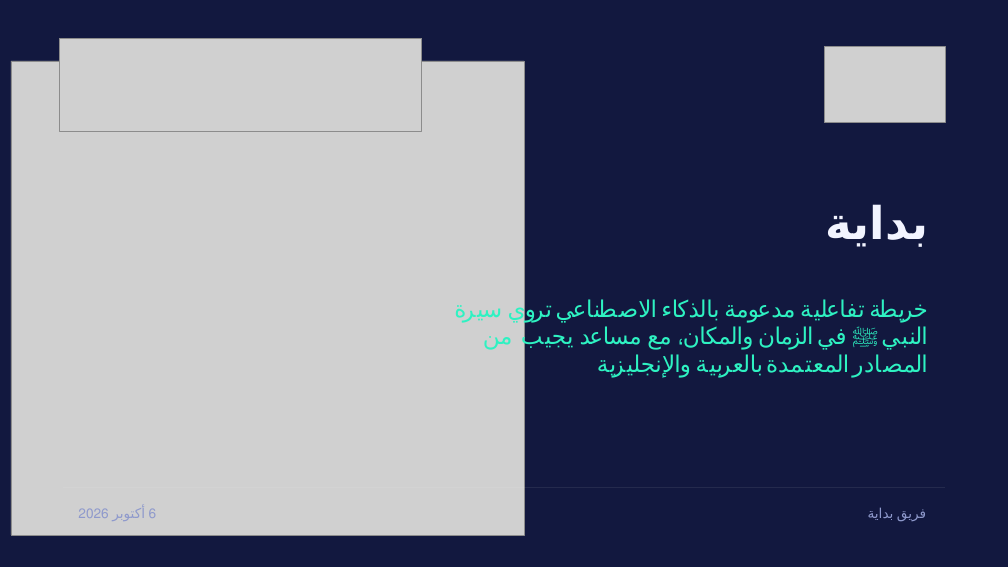
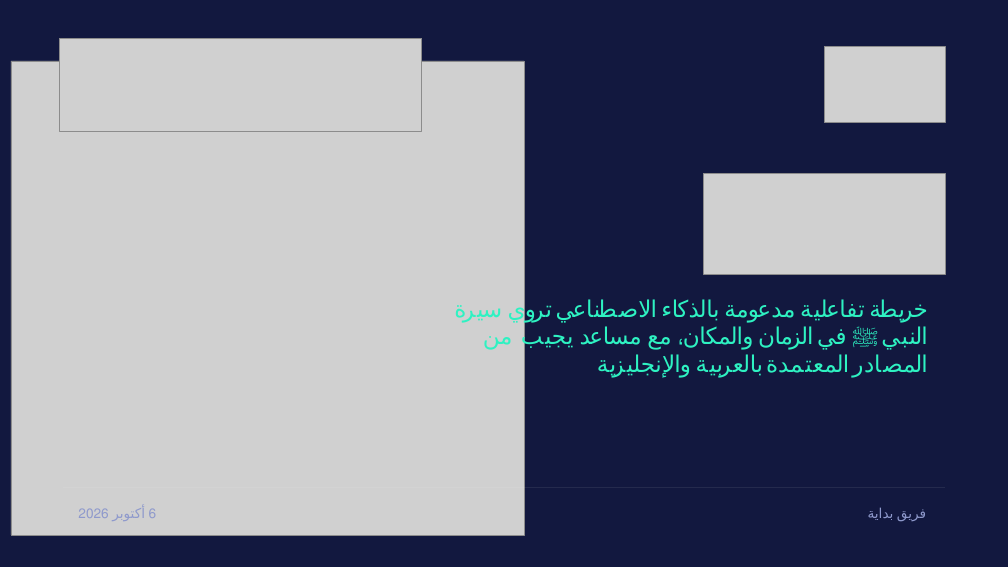
Before and after one commit to omarbintalib/Bidaya, a slide deck: slide 1 of docs/proposal/Bidaya_presentation.pptx. Drawn at 1008x567 pixels with LibreOffice and Linux fonts; fonts in the diff are those of the drawing; grey boxes stand for pictures; background and template pictures are left out. Boxes give left, top, right and bottom in pixels: in the first picture for what was removed or moved away, otherwise in the second. Text is boxed around its words. In the diff, an @@ line names an element or a change of style, - is before the commit and + after.

```diff
--- a/docs/proposal/Bidaya_presentation.pptx
+++ b/docs/proposal/Bidaya_presentation.pptx
@@ picture added at (703,173,945,274) @@
@@ title removed at (825,204,928,247) @@
-بداية
```
Also in this commit, not shown: 3 other slides changed, 3 other files.
